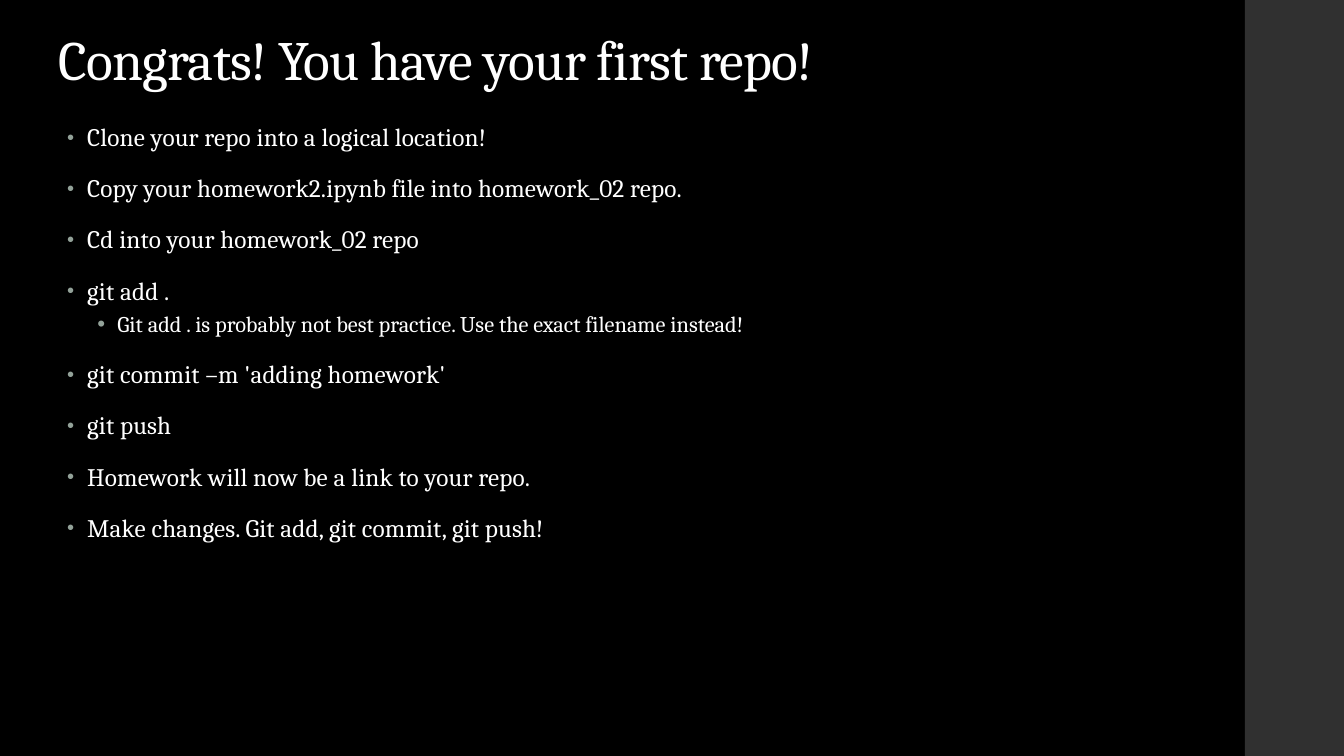
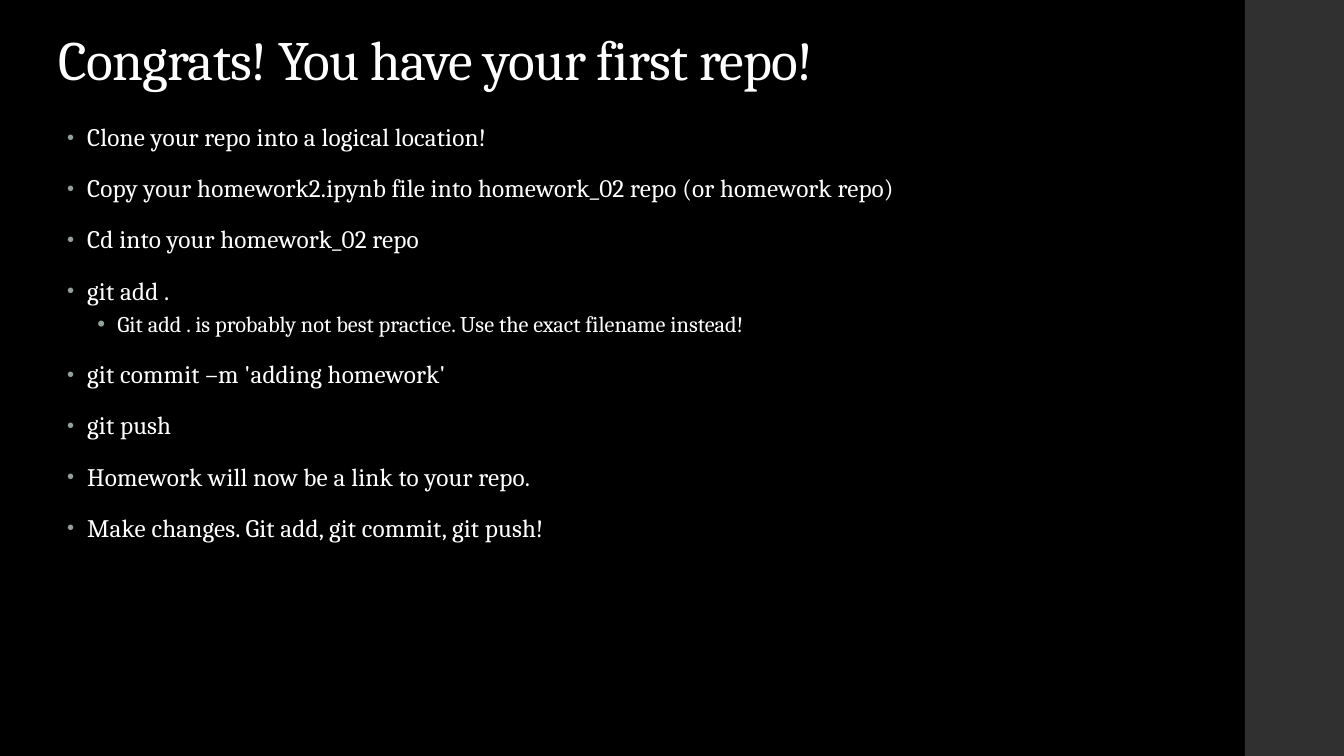
Before and after one commit to LaunchCoderGirlSTL/Data-Science-Assignments, a slide deck: slide 11 of course_material/week_02/week_02_presentation.pptx. Drawn at 1344x756 pixels with LibreOffice and Linux fonts; fonts in the diff are those of the drawing. Boxes give left, top, right and bottom in pixels: in the first picture for what was removed or moved away, otherwise in the second. Text is boxed around its words. In the diff, an @@ line names an element or a change of style, - is before the commit and + after.

```diff
--- a/course_material/week_02/week_02_presentation.pptx
+++ b/course_material/week_02/week_02_presentation.pptx
@@ text at [87,179,894,203]: text changed @@
-• Copy your homework2.ipynb file into homework_02 repo.
+• Copy your homework2.ipynb file into homework_02 repo (or homework repo)
```
Also in this commit, not shown: 1 other slide changed.
